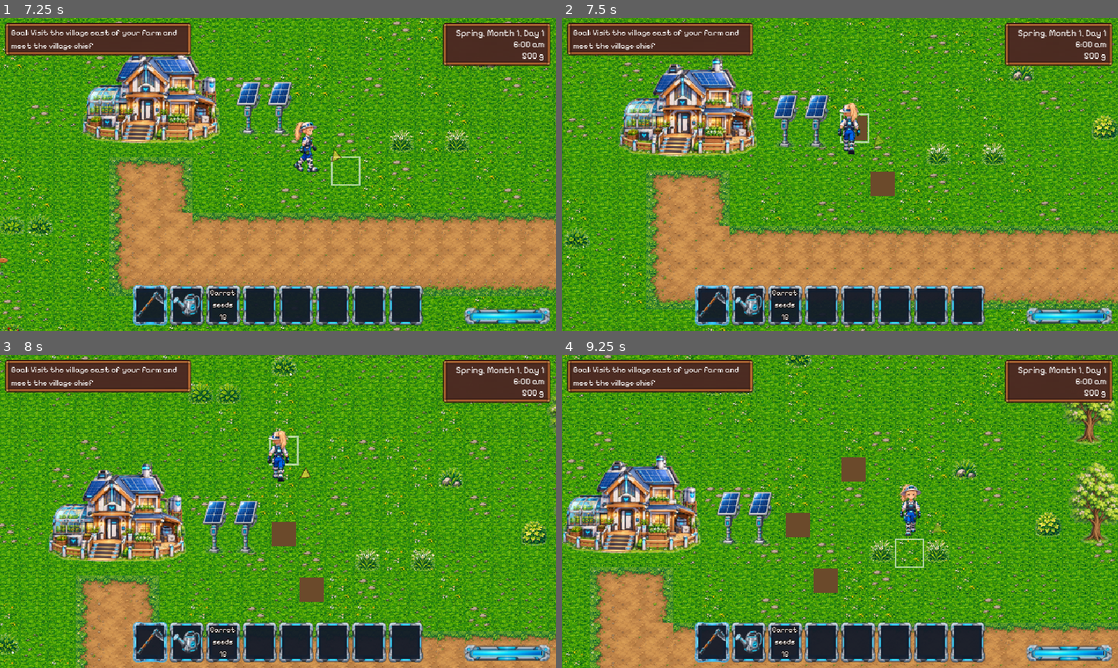
Above: before the commit, frames 1-4 (two rows, left to right).
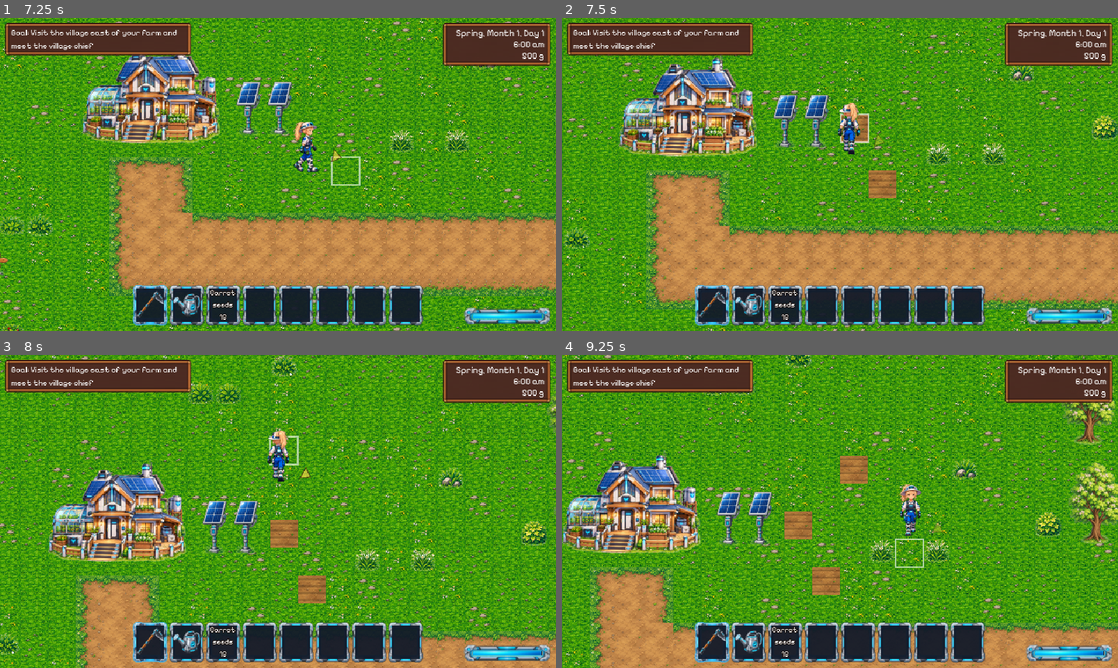
Above: after the commit, the same moments.

Repository: zigeorge/future-land
Game: Godot game, scene res://src/main.tscn
Same seed, same stepped clock (60 frames per second), same inputs: the game is played once before the commit and once after it.
Inputs (mouse positions are in pixels of both pictures, inside the frame that each line leads up to):
- Up to frame 1 (7.25 s): click "New Game" at 0.5 s; tap Enter (ui_accept) at 1.25, 1.52, 2.27, 3.77, 4.25, 4.52, 5.27, 6.5, 6.77 s; move the mouse to (400, 158) at 1.27 s; hold D (move_right) 1.28-2.03 s; hold E (advance_dialogue) 1.28-2.03 s; click (400, 158) at 1.42 s; move the mouse to (150, 305) at 2.02 s; hold S (move_down) 2.03-2.78 s; tap Mouse wheel down (hotbar_next) at 2.1 s; click (150, 305) at 2.17 s; move the mouse to (189, 305) at 2.77 s; hold D (move_right) 2.78-3.53 s; hold Mouse wheel up (hotbar_prev) 2.78-3.53 s; click (189, 305) at 2.92 s; move the mouse to (222, 305) at 3.52 s; hold W (move_up) 3.53-4.28 s; tap C (use_tool) at 3.6 s; click (222, 305) at 3.67 s; move the mouse to (261, 305) at 4.27 s; hold A (move_left) 4.28-5.78 s; tap 1 at 4.35 s; click (261, 305) at 4.42 s; move the mouse to (294, 305) at 5.02 s; tap E (advance_dialogue) at 5.1 s; click (294, 305) at 5.17 s; move the mouse to (333, 305) at 5.77 s; hold S (move_down) 5.78-6.53 s; hold Mouse wheel down (hotbar_next) 5.78-6.53 s; click (333, 305) at 5.92 s; move the mouse to (366, 305) at 6.52 s; hold D (move_right) from 6.53 s (still down); tap Mouse wheel up (hotbar_prev) at 6.6 s; click (366, 305) at 6.67 s
- Up to frame 2 (7.5 s): move the mouse to (967, 305) at 7.27 s; release D (move_right) at 7.28 s; hold W (move_up) from 7.28 s (still down); hold C (use_tool) from 7.28 s (still down); click (967, 305) at 7.42 s
- Up to frame 3 (8 s): keep holding W (move_up); keep holding C (use_tool); tap Enter (ui_accept) at 7.52 s
- Up to frame 4 (9.25 s): move the mouse to (728, 527) at 8.02 s; release W (move_up) at 8.03 s; release C (use_tool) at 8.03 s; hold D (move_right) 8.03-8.78 s; tap 1 at 8.1 s; click (728, 527) at 8.17 s; tap Enter (ui_accept) at 8.27 s; move the mouse to (895, 442) at 8.77 s; hold S (move_down) from 8.78 s (still down); hold E (advance_dialogue) from 8.78 s (still down)

Frame 1 is identical in both runs. In frame 2, 0.6% of the frame differs, in the area x 50-61%, y 30-58%; in frame 3, 0.8%; in frame 4, 1.3%, in the area x 40-55%, y 32-77%.

Commit message:
Tilled soil joins seamlessly: HD soil tiles, no gap between cells
Soil was drawn as plain squares shrunk by one unit, leaving a gap between
tilled cells. New 128 px dry/wet soil (from the dirt path centre tile with
furrows) is drawn edge to edge; the colour fallback no longer shrinks.

Co-Authored-By: Claude Opus 5.5 <noreply@anthropic.com>

Diff:
--- a/src/systems/farming/farm_grid.gd
+++ b/src/systems/farming/farm_grid.gd
@@ -136,7 +136,7 @@
 		if soil_texture:
 			draw_texture_rect(soil_texture, rect, false)
 		else:
-			draw_rect(rect.grow(-1), WET_SOIL_COLOR if tile.watered else SOIL_COLOR)
+			draw_rect(rect, WET_SOIL_COLOR if tile.watered else SOIL_COLOR)
 		if tile.has_crop():
 			_draw_crop(tile, rect)
 	if _cursor_cell != Vector2i.MAX:
--- a/src/world/farm/farm.tscn
+++ b/src/world/farm/farm.tscn
@@ -17,6 +17,8 @@
 [ext_resource type="Texture2D" path="res://assets/art/characters/government_official.png" id="15_ow8c4"]
 [ext_resource type="Texture2D" path="res://assets/art/characters/technological_inventor.png" id="16_nl26v"]
 [ext_resource type="Script" path="res://src/components/level_warp.gd" id="17_4es2c"]
+[ext_resource type="Texture2D" path="res://assets/art/tilesets/environment/soil_dry.png" id="soil_dry"]
+[ext_resource type="Texture2D" path="res://assets/art/tilesets/environment/soil_wet.png" id="soil_wet"]
 
 [sub_resource type="RectangleShape2D" id="RectangleShape2D_x4imo"]
 size = Vector2(24, 12)
@@ -95,6 +97,8 @@
 [node name="FarmGrid" type="Node2D" parent="." unique_id=1843307094]
 script = ExtResource("3_u0f21")
 area = Rect2i(2, 4, 76, 59)
+dry_soil_texture = ExtResource("soil_dry")
+wet_soil_texture = ExtResource("soil_wet")
 
 [node name="Entities" type="Node2D" parent="." unique_id=2034488462]
 y_sort_enabled = true
Binary file added: assets/art/tilesets/environment/soil_dry.png
Not shown, changed: assets/art/tilesets/environment/soil_dry.png.import
Binary file added: assets/art/tilesets/environment/soil_wet.png
Not shown, changed: assets/art/tilesets/environment/soil_wet.png.import
Binary file removed: assets/art/tilesets/soil_dry.png
Binary file removed: assets/art/tilesets/soil_wet.png
Not shown, changed: assets/ASSET_CHECKLIST.md
